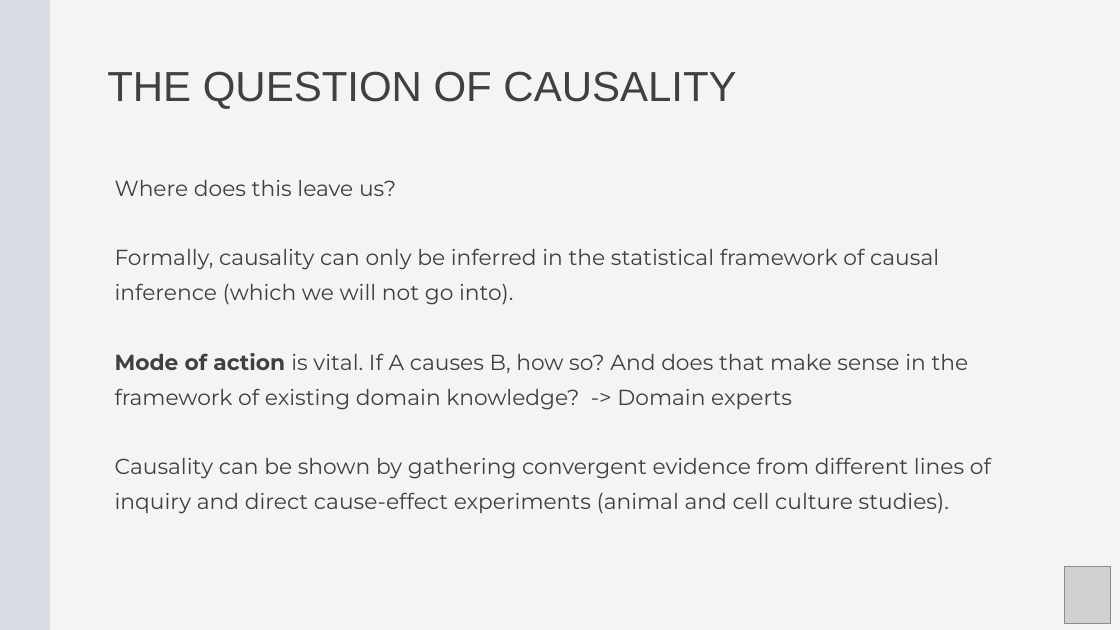
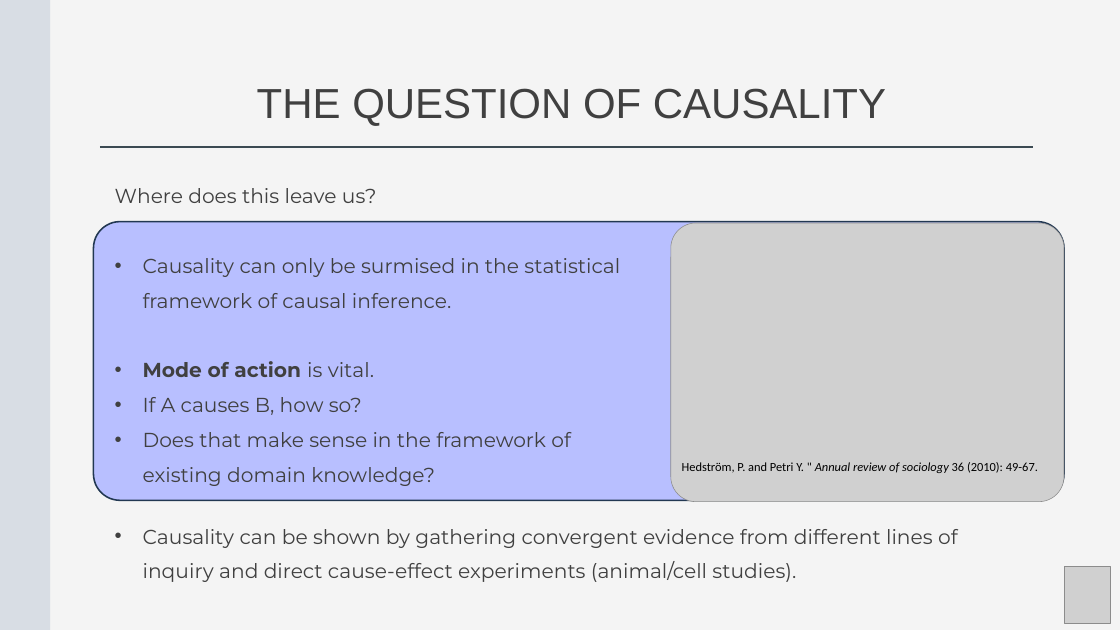
Before and after one commit to Center-for-Health-Data-Science/Foundations-of-Health-Data-Science, a slide deck: slide 16 of Slides/FHDS_Model_Evaluation_Part4.pptx. Drawn at 1120x630 pixels with LibreOffice and Linux fonts; fonts in the diff are those of the drawing; grey boxes stand for pictures. Boxes give left, top, right and bottom in pixels: in the first picture for what was removed or moved away, otherwise in the second. Text is boxed around its words. In the diff, an @@ line names an element or a change of style, - is before the commit and + after.

```diff
--- a/Slides/FHDS_Model_Evaluation_Part4.pptx
+++ b/Slides/FHDS_Model_Evaluation_Part4.pptx
@@ text "THE QUESTION OF CAUSALITY": place and size @@
-text "THE QUESTION OF CAUSALITY" at [107,71,736,109]
+text "THE QUESTION OF CAUSALITY" at [257,88,886,126]
@@ line added from (100, 147) to (1033, 147), #3B4A52 3 pt @@
@@ text "Where does this leave us?": place and size @@
-text "Where does this leave us?" at [115,180,991,514]
+text "Where does this leave us?" at [115,188,620,486]
@@ text at [115,188,377,203]: size 28 to 26 pt in "Where does this leave us?" @@
@@ rounded rectangle added at [94,222,1064,501], fill #B8BFFF, outline #233953 2 pt @@
@@ picture added at [671,223,1064,502] @@
@@ text at [143,258,620,486]: text changed; size 28 to 26 pt @@
-  Formally, causality can only be inferred in the statistical framework of causal inference (which we will not go into).
-  Mode of action is vital. If A causes B, how so? And does that make sense in the framework of existing domain knowledge? -> Domain experts
-  Causality can be shown by gathering convergent evidence from different lines of inquiry and direct cause-effect experiments (animal and cell culture studies).
+  • Causality can only be surmised in the statistical framework of causal inference.
+  • Mode of action is vital.
+  • If A causes B, how so?
+  • Does that make sense in the framework of existing domain knowledge?
@@ text added at [682,462,1038,473], 16 pt, text #000000 @@
+Hedström, P. and Petri Y. " Annual review of sociology 36 (2010): 49-67.
@@ text added at [143,529,958,582], 26 pt, text #404040 @@
+  • Causality can be shown by gathering convergent evidence from different lines of inquiry and direct cause-effect experiments (animal/cell studies).
```
Also in this commit, not shown: 14 other slides changed, 3 slides added, 1 slide removed.
